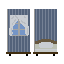
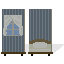
Layer changes from the first w=64, h=64 image to the second:
painted on "Layer 1" over [1, 9, 58, 56]
added layer "Layer 2" (10%) above "Background" over [3, 44, 64, 55]
